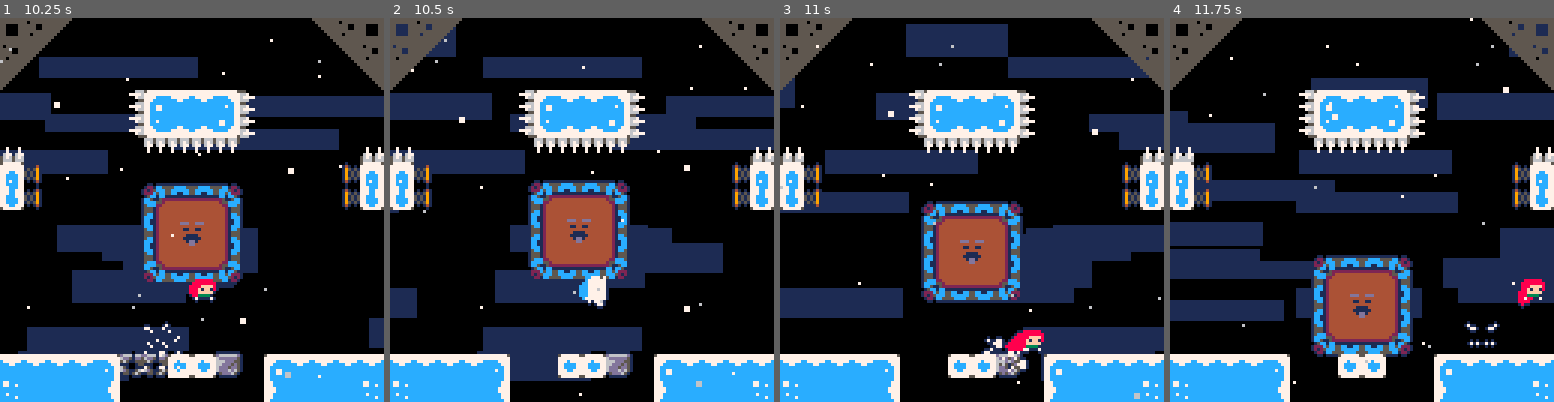
Above: before the commit, frames 1-4 (left to right).
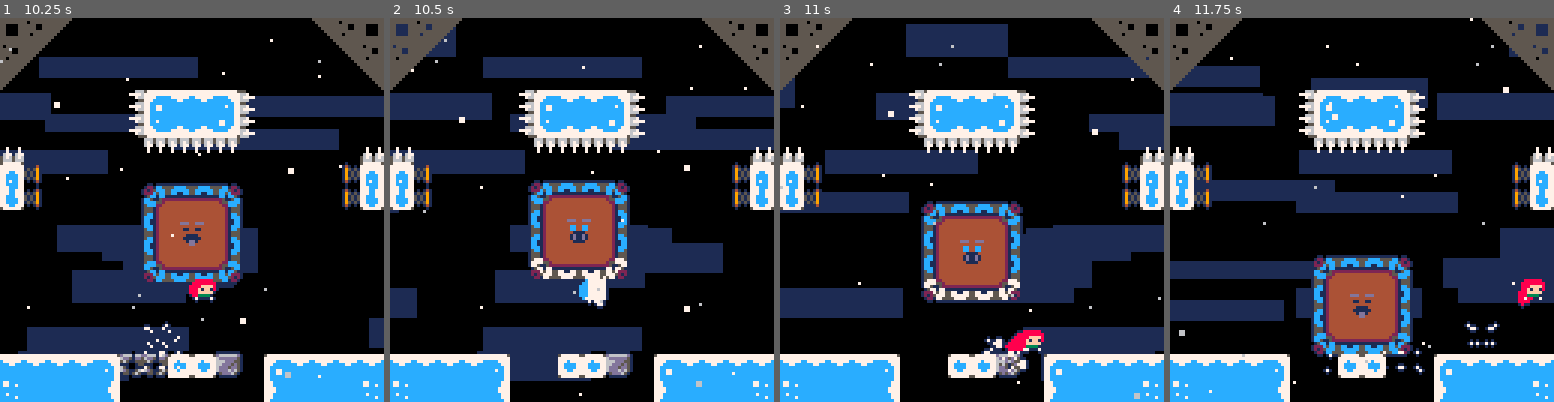
Above: after the commit, the same moments.

Repository: CelesteClassic/newleste.p8
Game: PICO-8 cartridge reflection.p8
Two runs of this game, one before a commit and one after it. Both use one fixed random seed, a clock stepped at 60 frames per second and the inputs below.
Inputs:
- Up to frame 1 (10.25 s): tap O (Z key) at 0.33, 1.07, 2.22, 3.72, 5.22, 6.72, 8.22, 9.72 s; tap Down at 0.7 s; tap X (X key) at 1.43, 2.07, 2.82, 3.57, 4.32, 5.07, 5.82, 6.57, 7.32, 8.07, 8.82, 9.57 s; hold Up 1.97-2.63 s; hold Right 2.68-3.02 s; hold Down 3.07-3.73 s; hold Left 3.78-4.12 s; hold Up 4.17-4.5 s; hold Left 4.55-5.05 s; hold Right 5.1-5.93 s; hold Up 5.98-6.65 s; hold Right 6.7-7.03 s; hold Down 7.08-7.75 s; hold Left 7.8-8.13 s; hold Up 8.18-8.52 s; hold Left 8.57-9.07 s; hold Right 9.12-9.95 s; hold Up from 10 s (still down)
- Up to frame 2 (10.5 s): keep holding Up; tap X (X key) at 10.32 s
- Up to frame 3 (11 s): release Up at 10.67 s; hold Right from 10.72 s (still down)
- Up to frame 4 (11.75 s): release Right at 11.05 s; tap X (X key) at 11.07 s; hold Down from 11.1 s (still down); tap O (Z key) at 11.22 s

Frame 1 is identical in both runs. In frame 2, 0.5% of the frame differs, in the area x 36-62%, y 53-68%; in frame 3, 0.5%; in frame 4, 7.5%, in the area x 0-67%, y 12-98%.

Commit message:
kevin graphical improvements

Diff:
--- a/reflection.p8
+++ b/reflection.p8
@@ -654,6 +654,7 @@
     this.hit_timer=0
     this.retrace_timer=0
     this.shake=0
+    this.dir=vector()
   end,
   update=function(this)
     if this.shake>0 then
@@ -672,6 +673,7 @@
             this.dir=vector(xdir,ydir)
             this.spd=vector(0,0)
             this.hit_timer=10
+            this.active=true
             this.shake=4
           end
         end
@@ -681,7 +683,6 @@
     if this.hit_timer>0 then
       this.hit_timer-=1
       if this.hit_timer==0 then
-        this.active=true
         this.spd=vector(0.2*this.dir.x,0.2*this.dir.y)
       end
     elseif this.active  then
@@ -689,6 +690,15 @@
         this.retrace_timer=10
         this.active=false
         this.shake=5
+        if this.dir.x!=0 then
+          for oy=0,this.hitbox.h-1,8 do
+            this.init_smoke(this.dir.x==-1 and -8 or this.hitbox.w,oy)
+          end
+        else
+          for ox=0,this.hitbox.w-1,8 do
+            this.init_smoke(ox,this.dir.y==-1 and -8 or this.hitbox.h)
+          end
+        end
       else
         this.spd=vector(appr(this.spd.x,3*this.dir.x,0.2),appr(this.spd.y,3*this.dir.y,0.2))
       end
@@ -724,20 +734,31 @@
       y+=rnd(2)-1
     end
     local r,b=x+this.hitbox.w,y+this.hitbox.h
+    local up,down,left,right=this.active and this.dir.y==-1,this.active and this.dir.y==1,this.active and this.dir.x==-1,this.active and this.dir.x==1
     for sx=x+8, r-16,8 do
+      pal(12, up and 7 or 12)
       spr(65,sx,y)
+      pal(12, down and 7 or 12)
       spr(65,sx,b-8,1,1,false,true)
     end
     for sy=y+8, b-16,8 do
+      pal(12, left and 7 or 12)
       spr(80,x,sy)
+      pal(12, right and 7 or 12)
       spr(80,r-8,sy,1,1,true)
     end
     rectfill(x+8,y+8,r-8,b-8,4)
-    spr(66,x+this.hitbox.w/2-4,y+this.hitbox.h/2-4)
-    spr(64,x,y)
-    spr(64,r-8,y,1,1,true)
-    spr(64,x,b-8,1,1,false,true)
-    spr(64,r-8,b-8,1,1,true,true)
+    -- face
+    spr(this.active and 67 or 66,x+this.hitbox.w/2-4,y+this.hitbox.h/2-4)
+    -- spr(64,x,y)
+    -- spr(64,r-8,y,1,1,true)
+    -- spr(64,x,b-8,1,1,false,true)
+    -- spr(64,r-8,b-8,1,1,true,true)
+    local lookup={down,left,up,right,down}
+    for i=0,3 do
+      pal(12,(lookup[i+1] or lookup[i+2]) and 7 or 12)
+      spr(64,i<=1 and x or r-8, (i-1)\2==0 and y or b-8,1,1,i>=2,(i-1)\2!=0)
+    end
   end
 
 }
